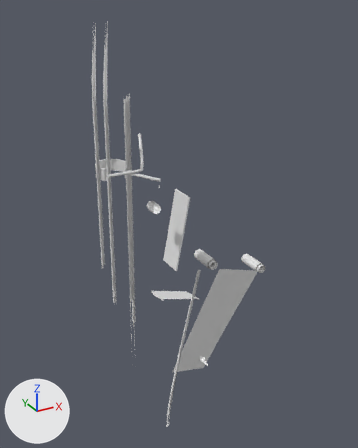
The OBJ model DarkChaos-Dev/gameitems/Primitive.LM_L_LTW1_Parts.obj: old version first, new version second.
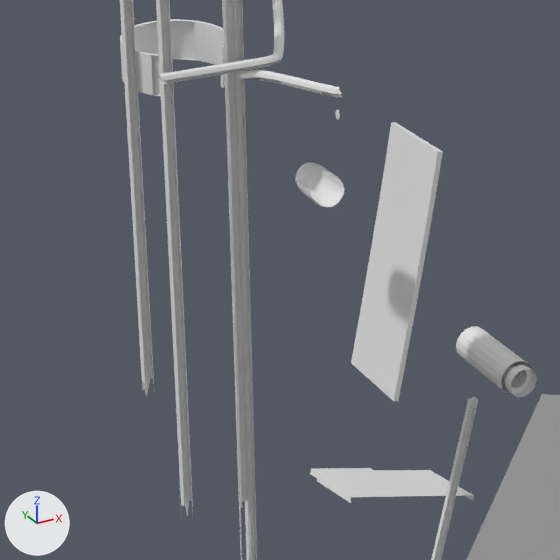
There are two pictures of each version: one whole from a camera (50 mm lens) standing at (-746.0, -846.0, 49.0) and looking at (-301.0, -36.0, -356.0), one close up on the part from 17% to 63% of the width and 34% to 71% of the height. Lighting does not change. The marker at lower left points along +X, +Y and +Z. Where no turn or scale is listed for an object, it has been applied to the vertices. Vertices at the same position are counted once.

Names of what the first close-up shows: 'LM_L_LTW1_Parts'.
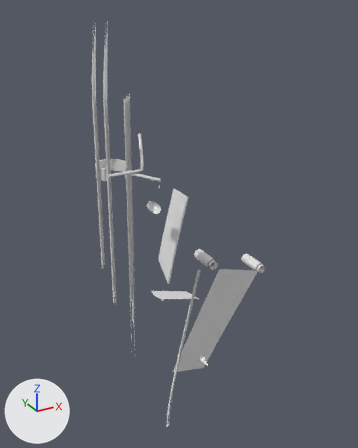
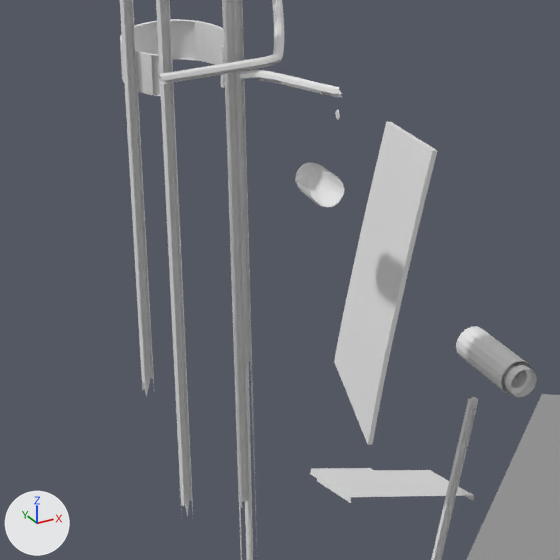
Where the change shows, as pixel boxes (x1, y1, x2, y2) in the close-ups (560 x 560 px):
part 1 of me_lm_l_ltw1_parts, rebuilt (12% wider, 16% taller): before (351, 123, 443, 401); after (334, 122, 437, 445)
part 2 of me_lm_l_ltw1_parts, deleted: before (249, 362, 257, 560)

What the commit changed:
me_lm_l_ltw1_parts is used by ob_lm_l_ltw1_parts; location (0.0, 0.0, 0.0).
me_lm_l_ltw1_parts had 1077 vertices, 1743 faces and spanned x -458.0..-161.0, y -153.0..62.0, z -796.0..28.0.
me_lm_l_ltw1_parts now has 1073 vertices, 1738 faces and spans x -458.0..-161.0, y -153.0..62.0, z -796.0..28.0.
me_lm_l_ltw1_parts part 1: the loose piece of 28 vertices spanning x -370.0..-341.0, y -149.0..-99.0, z -392.0..-254.0 is rebuilt with 30 vertices and now spans x -386.0..-344.0, y -149.0..-99.0, z -414.0..-253.0.
Part 2, on me_lm_l_ltw1_parts:
6 vertices are removed from x -389.0..-388.0, y 1.0..7.0, z -591.0..-590.0.
9 faces are deleted.
